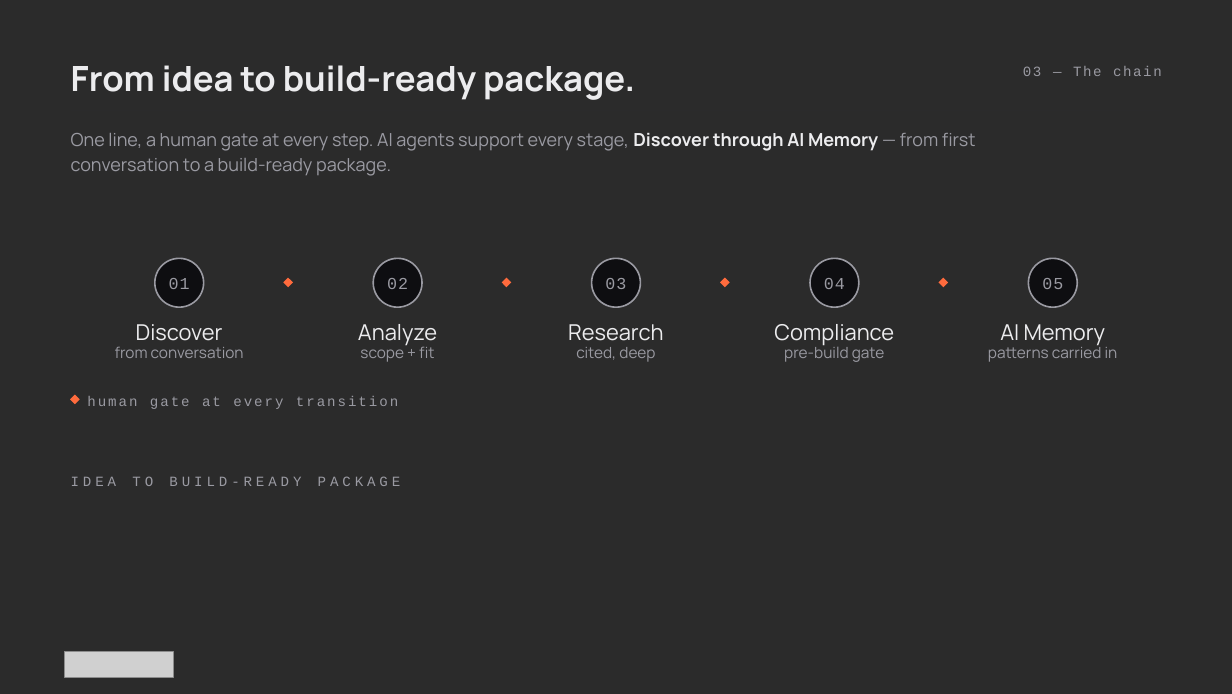
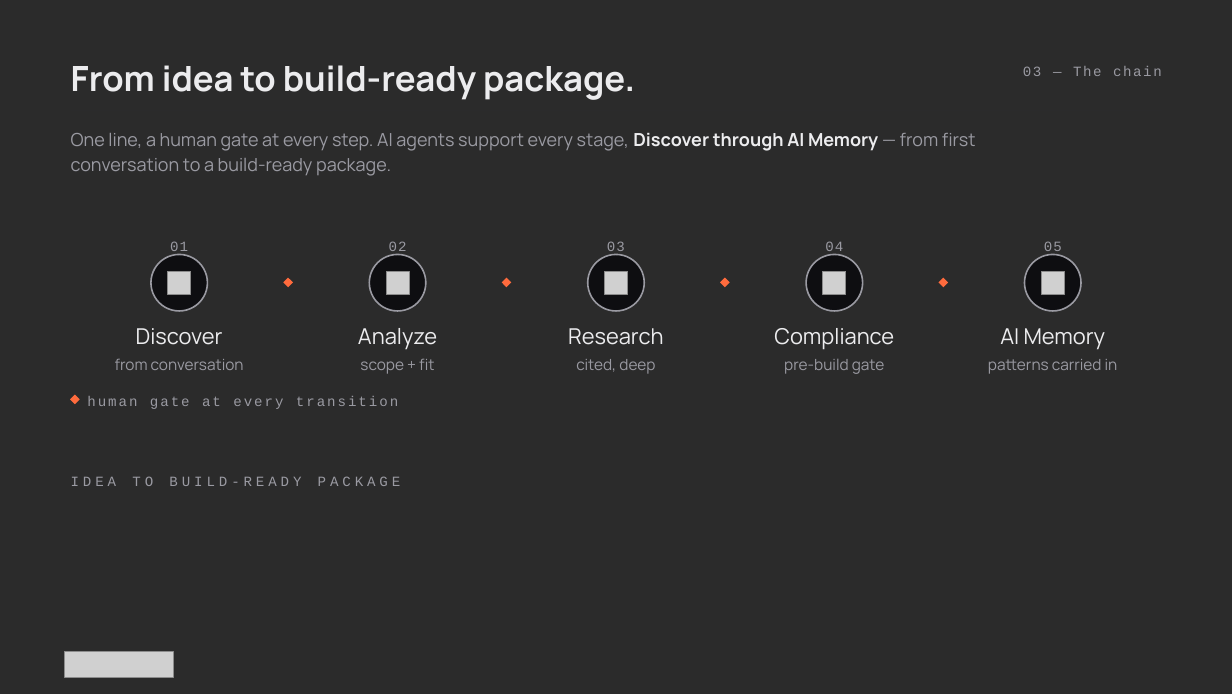
Before and after one commit to athenarunai-gif/Athena, a slide deck: slide 3 of deck/Pitch_Deck_AthenaRun_v2.pptx. Drawn at 1232x694 pixels with LibreOffice and Linux fonts; fonts in the diff are those of the drawing; grey boxes stand for pictures; background and template pictures are left out; a plain dark background stands for a picture behind light text. Boxes give left, top, right and bottom in pixels: in the first picture for what was removed or moved away, otherwise in the second. Text is boxed around its words. In the diff, an @@ line names an element or a change of style, - is before the commit and + after.

```diff
--- a/deck/Pitch_Deck_AthenaRun_v2.pptx
+++ b/deck/Pitch_Deck_AthenaRun_v2.pptx
@@ text "01": place and size @@
-text "01" at (169, 278, 190, 289)
+text "01" at (170, 241, 188, 255)
@@ text "02": place and size @@
-text "02" at (387, 278, 408, 289)
+text "02" at (389, 241, 407, 255)
@@ text "03": place and size @@
-text "03" at (605, 278, 626, 289)
+text "03" at (607, 241, 625, 255)
@@ text "04": place and size @@
-text "04" at (824, 278, 845, 289)
+text "04" at (825, 241, 843, 255)
@@ size 13 to 11 pt in 5 elements at (170, 241, 188, 255), (389, 241, 407, 255), (607, 241, 625, 255), (825, 241, 843, 255), (1044, 241, 1062, 255) @@
@@ text "05": place and size @@
-text "05" at (1042, 278, 1063, 289)
+text "05" at (1044, 241, 1062, 255)
@@ ellipse: place and size @@
-ellipse at (154, 258, 203, 307)
+ellipse at (151, 254, 207, 311)
@@ ellipse: place and size @@
-ellipse at (373, 258, 422, 307)
+ellipse at (369, 254, 425, 311)
@@ ellipse: place and size @@
-ellipse at (592, 258, 641, 307)
+ellipse at (587, 254, 644, 311)
@@ ellipse: place and size @@
-ellipse at (810, 258, 859, 307)
+ellipse at (807, 254, 863, 311)
@@ ellipse: place and size @@
-ellipse at (1029, 258, 1078, 307)
+ellipse at (1025, 254, 1081, 311)
@@ picture added at (167, 271, 191, 294) @@
@@ picture added at (386, 271, 409, 294) @@
@@ picture added at (604, 271, 627, 294) @@
@@ picture added at (823, 271, 846, 294) @@
@@ picture added at (1041, 271, 1065, 294) @@
@@ 5 texts: place and size @@
-5 texts at (136, 324, 1106, 346)
+5 texts at (136, 328, 1106, 350)
@@ 5 texts: place and size @@
-5 texts at (115, 345, 1118, 362)
+5 texts at (115, 359, 1118, 374)
```
Also in this commit, not shown: 4 other slides changed, 2 other files.
